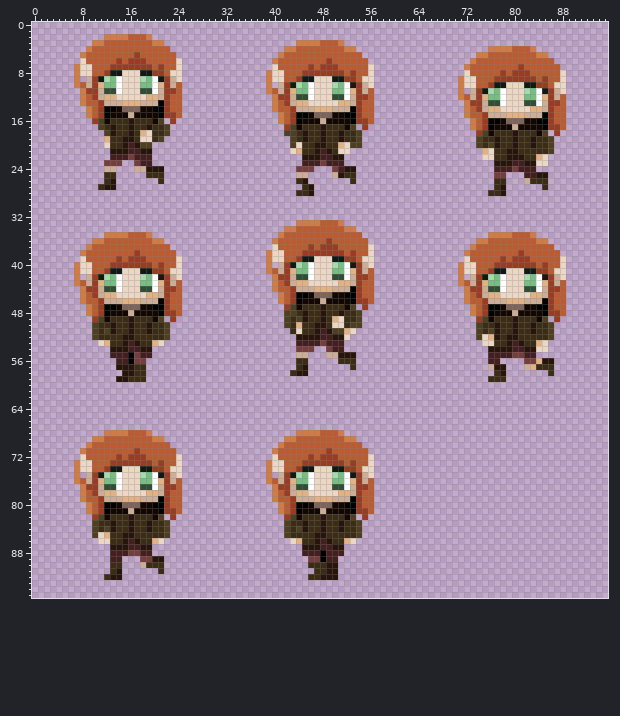
Sprite sheet: IGB100Game/Assets/Sprites/Player/Walk.png. The first picture shows the starting point.
The file is 96x96 pixels.
After:
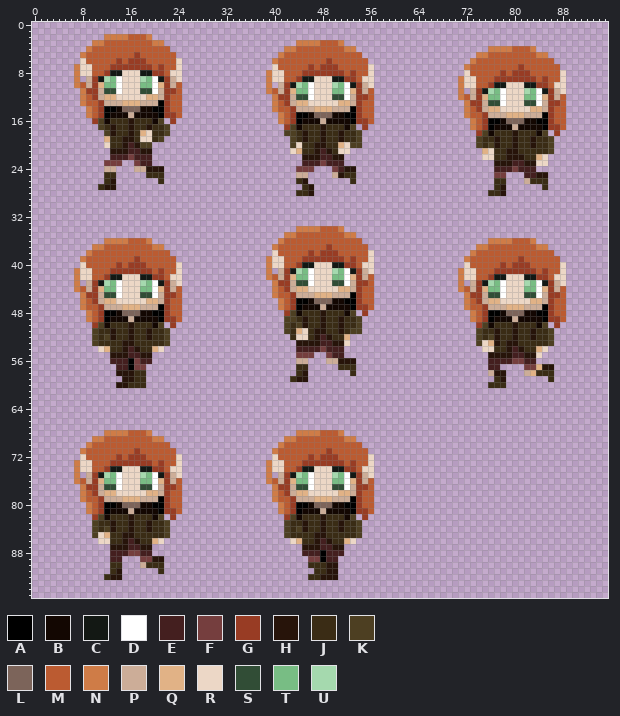
Palette (. is transparent): A #000000  B #130702  C #131814  D #ffffff  E #441f1f  F #753e3e  G #983c24  H #27140a  J #3a2c15  K #4d3f22  L #7c645a  M #bb5b31  N #cf7c47  P #ccad98  Q #e1b286  R #ecd7c6  S #314d36  T #78bd84  U #a5d9ae
From the commit log: Reskinned Bouncer + Walk fixes
The exact change:
y 33: x 44..51 NNNNMMMN -> ........
y 34: x 42..47 NNMMMM -> ..NNNN; x 51..53 MNN -> N..
y 35: x 12..19 NNNNMMMN -> ........; x 41..43 NMM -> .NN; x 52..54 MMM -> NN.; x 76..83 NNNNMMMN -> ........
y 36: x 10..15 NNMMMM -> ..NNNN; x 19..21 MNN -> N..; x 40..41 NM -> .N; x 49 G -> M; x 55 M -> .; x 74..79 NNMMMM -> ..NNNN; x 83..85 MNN -> N..
y 37: x 9..11 NMM -> .NN; x 20..22 MMM -> NN.; x 40 R -> N; x 46 G -> M; x 48 G -> M; x 50 G -> M; x 56 R -> .; x 73..75 NMM -> .NN; x 84..86 MMM -> NN.
y 38: x 8..9 NM -> .N; x 17 G -> M; x 23 M -> .; x 39 N -> .; x 41 R -> M; x 45 G -> M; x 47 G -> M; x 51 G -> M; x 53 G -> M; x 72..73 NM -> .N; x 81 G -> M; x 87 M -> .
y 39: x 8 R -> N; x 14 G -> M; x 16 G -> M; x 18 G -> M; x 24 R -> .; x 44..52 GCCRRRCCG -> MGGGGGGGM; x 55 R -> M; x 72 R -> N; x 78 G -> M; x 80 G -> M; x 82 G -> M; x 88 R -> .
y 40: x 7 N -> .; x 9 R -> M; x 13 G -> M; x 15 G -> M; x 19 G -> M; x 21 G -> M; x 40..46 .PGCUTD -> RRMMGCC; x 50..55 UTDCGP -> CCGGMR; x 71 N -> .; x 73 R -> M; x 77 G -> M; x 79 G -> M; x 83 G -> M; x 85 G -> M
y 41: x 12..20 GCCRRRCCG -> MGGGGGGGM; x 23 R -> M; x 40 M -> .; x 43..44 QT -> CU; x 50 T -> U; x 53 Q -> C; x 56 M -> R; x 76..84 GCCRRRCCG -> MGGGGGGGM; x 87 R -> M
y 42: x 8..14 .PGCUTD -> RRMMGCC; x 18..23 UTDCGP -> CCGGMR; x 39..41 .NG -> NMP; x 43..45 PSS -> QTT; x 50..51 SS -> TT; x 53 P -> Q; x 55 G -> P; x 72..78 .PGCUTD -> RRMMGCC; x 82..87 UTDCGP -> CCGGMR
y 43: x 8 M -> .; x 11..12 QT -> CU; x 18 T -> U; x 21 Q -> C; x 24 M -> R; x 41 M -> G; x 44..46 QQR -> SSD; x 50..52 RQQ -> SSD; x 55 M -> G; x 72 M -> .; x 75..76 QT -> CU; x 82 T -> U; x 85 Q -> C; x 88 M -> R
y 44: x 7..9 .NG -> NMP; x 11..13 PSS -> QTT; x 18..19 SS -> TT; x 21 P -> Q; x 23 G -> P; x 42..53 MGPPPQQQPPPA -> GPQQRRRRRQQP; x 71..73 .NG -> NMP; x 75..77 PSS -> QTT; x 82..83 SS -> TT; x 85 P -> Q; x 87 G -> P
y 45: x 9 M -> G; x 12..14 QQR -> SSD; x 18..20 RQQ -> SSD; x 23 M -> G; x 40..41 .N -> NM; x 44..52 AABLLLBBA -> PPPQQQPPP; x 73 M -> G; x 76..78 QQR -> SSD; x 82..84 RQQ -> SSD; x 87 M -> G
y 46: x 10..21 MGPPPQQQPPPA -> GPQQRRRRRQQP; x 45 B -> A; x 47..49 BPB -> LLL; x 52 B -> A; x 55 G -> M; x 74..85 MGPPPQQQPPPA -> GPQQRRRRRQQP
y 47: x 8..9 .N -> NM; x 12..20 AABLLLBBA -> PPPQQQPPP; x 41..51 .GKBJJJHJJJ -> NMGABBBPBBB; x 53..54 K. -> AG; x 56 . -> M; x 72..73 .N -> NM; x 76..84 AABLLLBBA -> PPPQQQPPP
y 48: x 13 B -> A; x 15..17 BPB -> LLL; x 20 B -> A; x 23 G -> M; x 42 K -> G; x 44..45 JH -> BJ; x 51..55 HJJK. -> JBK.G; x 77 B -> A; x 79..81 BPB -> LLL; x 84 B -> A; x 87 G -> M
y 49: x 9..19 .GKBJJJHJJJ -> NMGABBBPBBB; x 21..22 K. -> AG; x 24 . -> M; x 43..44 JK -> KJ; x 50..51 QR -> JH; x 73..83 .GKBJJJHJJJ -> NMGABBBPBBB; x 85..86 K. -> AG; x 88 . -> M
y 50: x 10..13 KJJH -> GKBJ; x 19..23 HJJK. -> JBK.G; x 44..45 QJ -> KH; x 47 H -> J; x 50..51 RR -> JH; x 53 K -> J; x 74..77 KJJH -> GKBJ; x 83..87 HJJK. -> JBK.G
y 51: x 12 K -> J; x 42 . -> K; x 44..45 RJ -> QR; x 48..54 EHKKQR. -> HJJHJKK; x 76 K -> J
y 52: x 12..13 JJ -> KH; x 15 H -> J; x 19 J -> H; x 43..46 .HHH -> JRRJ; x 49..52 EHHR -> HJJQ; x 75..76 RQ -> JK; x 79 H -> J; x 83 J -> H
y 53: x 10..12 .RQ -> KJJ; x 16..17 EH -> HJ; x 20..22 QR. -> JJK; x 44..48 EEEEF -> HHHHE; x 50..52 EE. -> HHR; x 74 . -> K; x 76..77 RJ -> QH; x 80..81 EH -> HJ; x 84..86 QR. -> JJK
y 54: x 11..14 ..HH -> RQJJ; x 17..21 EHH.. -> HJJQR; x 44..49 FFF..F -> EEEEFE; x 75..78 .HHH -> RRJJ; x 81..84 EHHR -> HJJQ
y 55: x 13..19 EEEAFEE -> HHHEEHH; x 44..46 PP. -> FFF; x 49..53 PPHHH -> FEE..; x 76..84 EEEEFFEE. -> HHHHEEHHR
y 56: x 13 . -> E; x 18..19 F. -> EE; x 44..45 JJ -> PP; x 49..53 ..JJJ -> PPHHH; x 78..86 ....FFQHH -> EEFFEE...
y 57: x 14..18 HHHJJ -> EEAFF; x 45 H -> J; x 51..52 .. -> JJ; x 76..78 PHH -> EE.; x 82..86 PQJJJ -> FFQHH
y 58: x 14 . -> H; x 43..44 JH -> .J; x 53 . -> J; x 76..77 .J -> PH; x 82..85 .... -> PQJJ
y 59: x 14 H -> .; x 16 J -> H; x 43..45 ... -> JHH; x 76 J -> .; x 78 J -> H; x 86 . -> J
y 60: x 14..18 ..... -> HHJJJ; x 76..78 ... -> JJJ
Changed places in both pictures, as pixel boxes (x1, y1, x2, y2):
changed: (266, 220, 374, 382)
changed: (74, 232, 182, 388)
changed: (458, 232, 566, 388)
